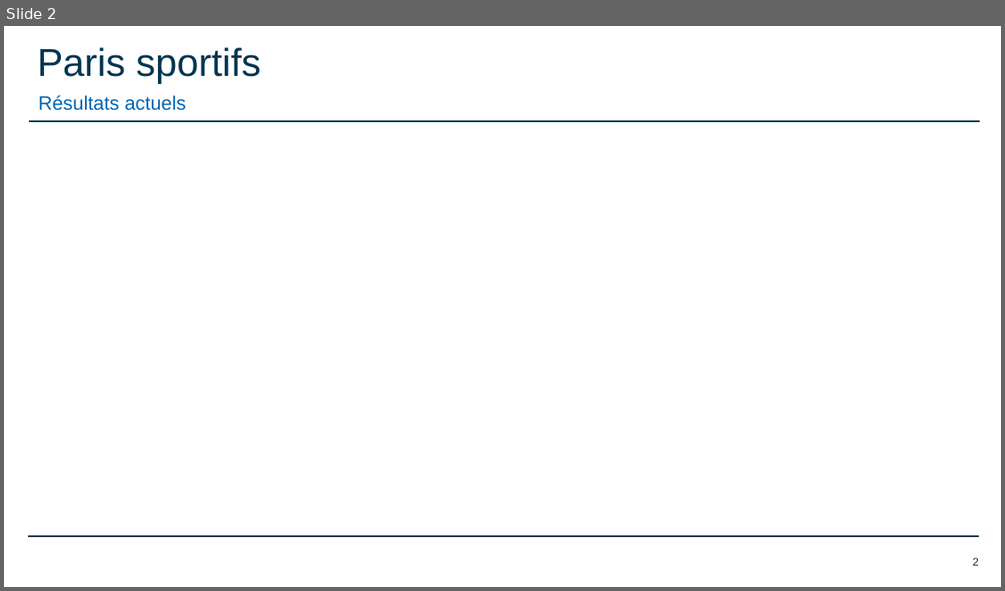
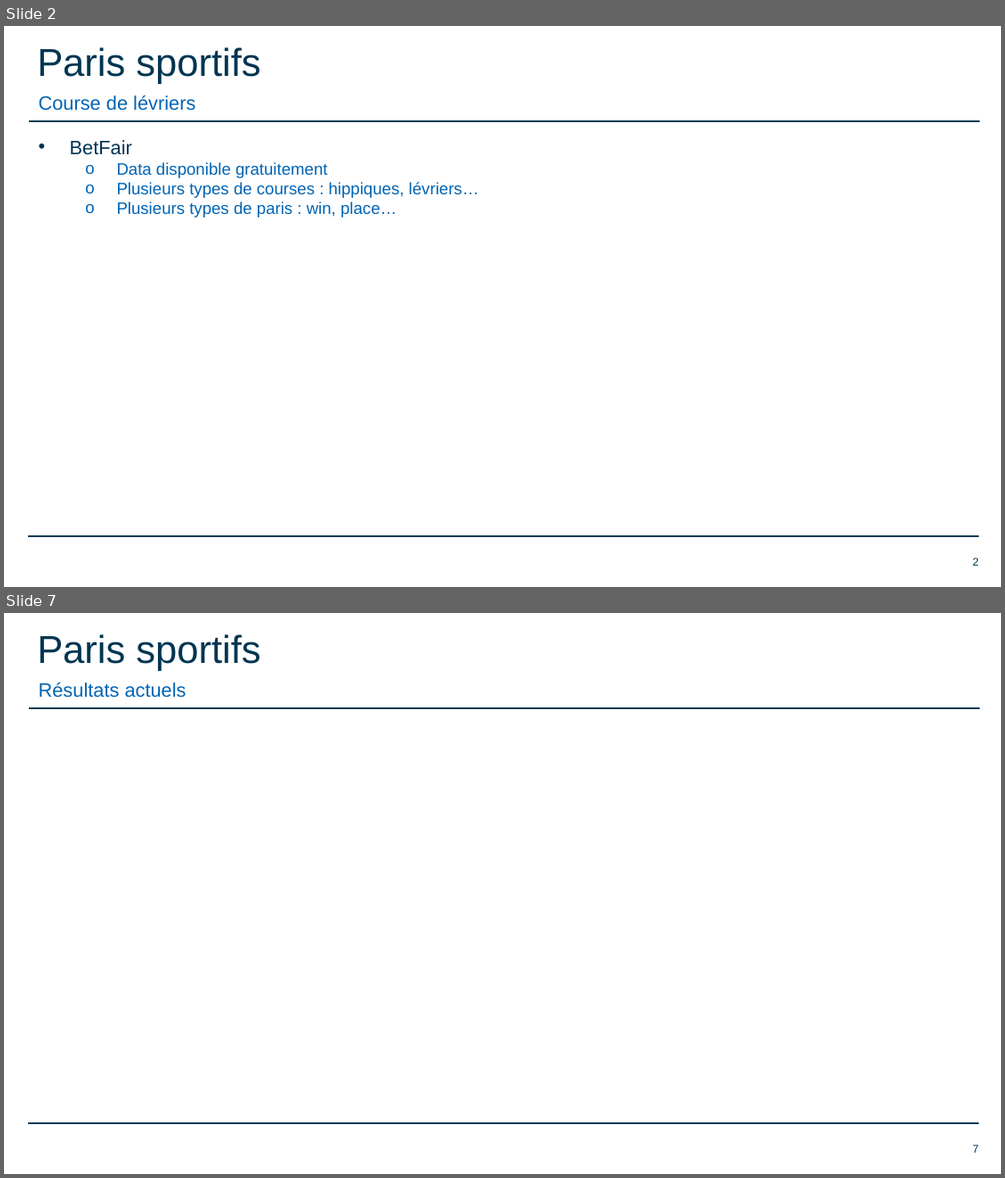
Before and after one commit to romainfd/-XFinance-Sports-bets, a slide deck: Présentations/2018.05.22 Présentation XFinance16.pptx. Shown one above the other, each under a label of ours: slide 2 before the commit, slides 2 and 7 after it; the slides between them are not shown. The pictures are 1005x591 and 1005x1178 pixels, drawn with LibreOffice and Linux fonts; fonts in the diff are those of the drawing; grey boxes stand for pictures; background and template pictures are left out. Boxes give left, top, right and bottom in pixels: in the first picture for what was removed or moved away, otherwise in the second. Text is boxed around its words. In the diff, an @@ line names an element or a change of style, - is before the commit and + after.

```diff
--- a/Présentations/2018.05.22 Présentation XFinance16.pptx
+++ b/Présentations/2018.05.22 Présentation XFinance16.pptx
@@ slide 2 added at (4,26,1001,587), background #FFFFFF; not listed: 2 template elements that a slide beside it also shows @@
@@ text added at (37,47,260,84), 28 pt, text #003551 @@
+Paris sportifs
@@ text added at (39,95,195,111), 14 pt, text #0064B4 @@
+Course de lévriers
@@ text added at (70,140,479,217), 12 pt, text #0064B4 @@
+• BetFair
+  o Data disponible gratuitement
+  o Plusieurs types de courses : hippiques, lévriers…
+  o Plusieurs types de paris : win, place…
@@ page number added at (972,557,979,565), 8 pt, text #003551 @@
+2
@@ what was slide 2 is now slide 7 @@
@@ page number at (972,1144,979,1152): text changed @@
-2
+7
```
Also in this commit, not shown: 1 slide changed, 4 other slides added, 7 other files.
